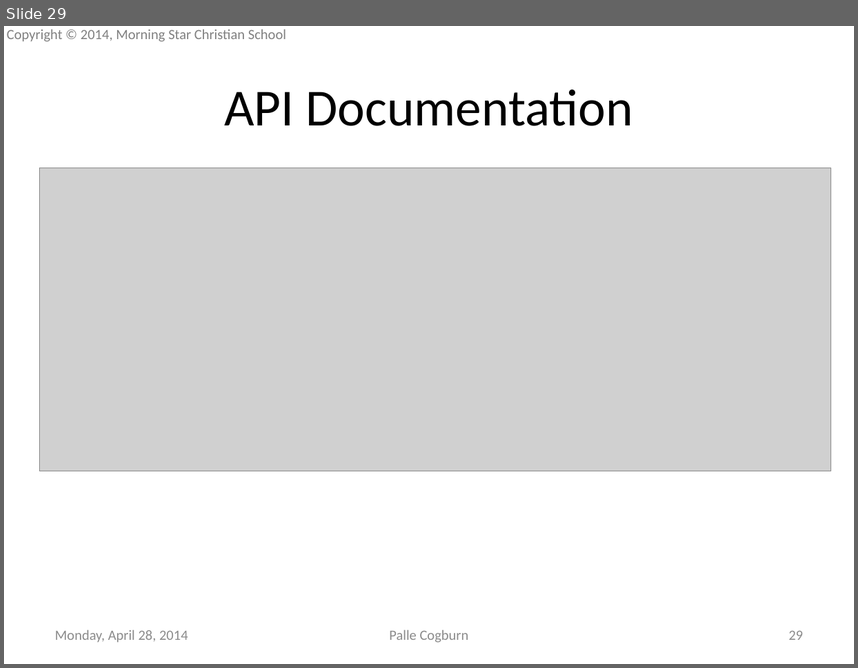
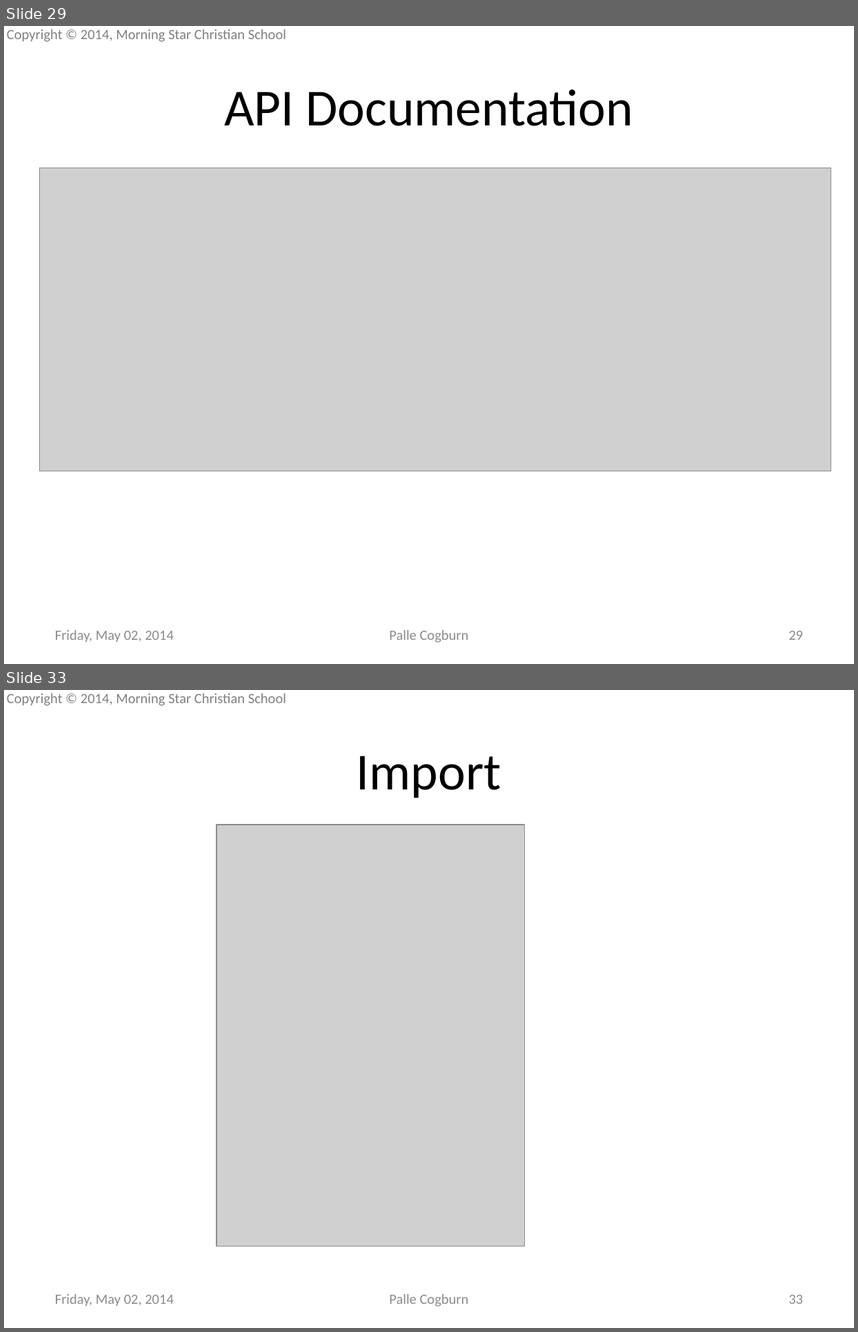
Before and after one commit to mscsbend/presentations, a slide deck: Lesson 2.pptx. Shown one above the other, each under a label of ours: slide 29 before the commit, slides 29 and 33 after it; the slides between them are not shown. The pictures are 858x668 and 858x1332 pixels, drawn with LibreOffice and Linux fonts; fonts in the diff are those of the drawing; grey boxes stand for pictures; background and template pictures are left out. Boxes give left, top, right and bottom in pixels: in the first picture for what was removed or moved away, otherwise in the second. Text is boxed around its words. In the diff, an @@ line names an element or a change of style, - is before the commit and + after.

Commit message:
Import from and push to GitHub inEclipse
Added section about import from and push to GitHub in Eclipse

```diff
--- a/Lesson 2.pptx
+++ b/Lesson 2.pptx
@@ slide 33 added at box(4, 690, 854, 1328), background picture (left out); not listed: 1 template element that a slide beside it also shows @@
@@ title added at box(357, 756, 501, 798), 44 pt, text #000000 @@
+Import
@@ picture added at box(217, 825, 524, 1246) @@
@@ text added at box(55, 1294, 174, 1305), 12 pt, text #8C8C8C @@
+Friday, May 02, 2014
@@ text added at box(389, 1294, 469, 1306), 12 pt, text #8C8C8C @@
+Palle Cogburn
@@ page number added at box(789, 1294, 803, 1303), 12 pt, text #8C8C8C @@
+33
@@ slide 29 changed as well @@
@@ text at box(55, 630, 174, 641): text changed @@
-Monday, April 28, 2014
+Friday, May 02, 2014
```
Also in this commit, not shown: 28 other slides changed, 21 other slides added.
